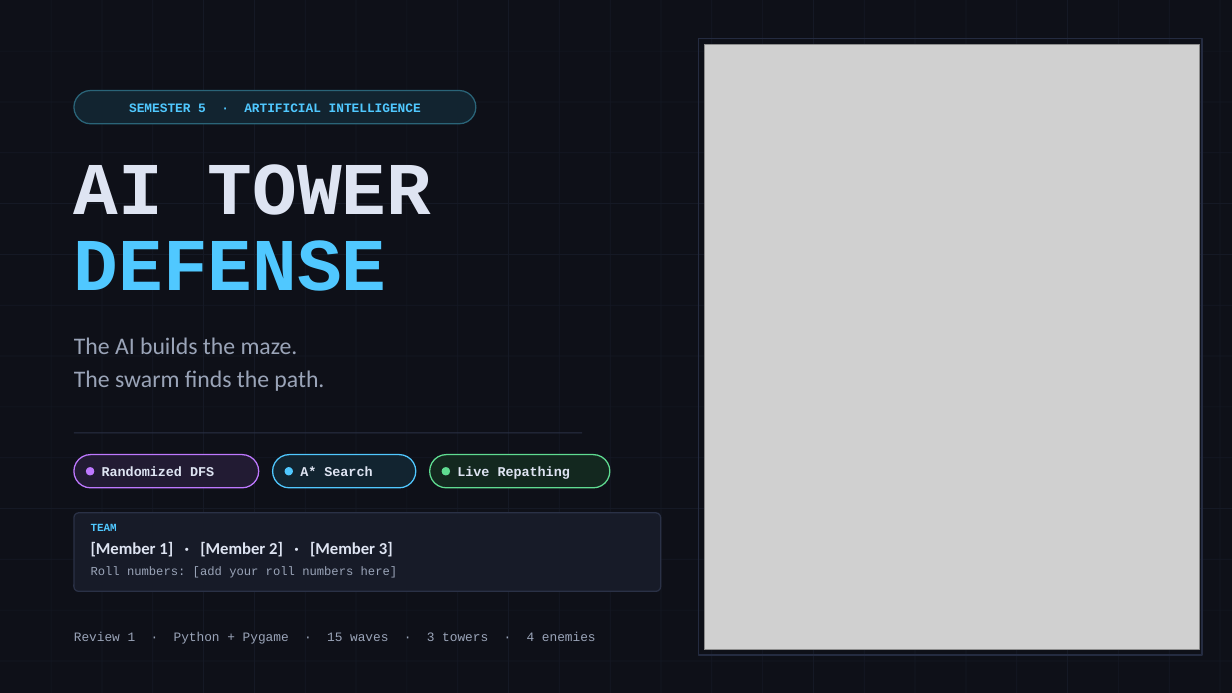
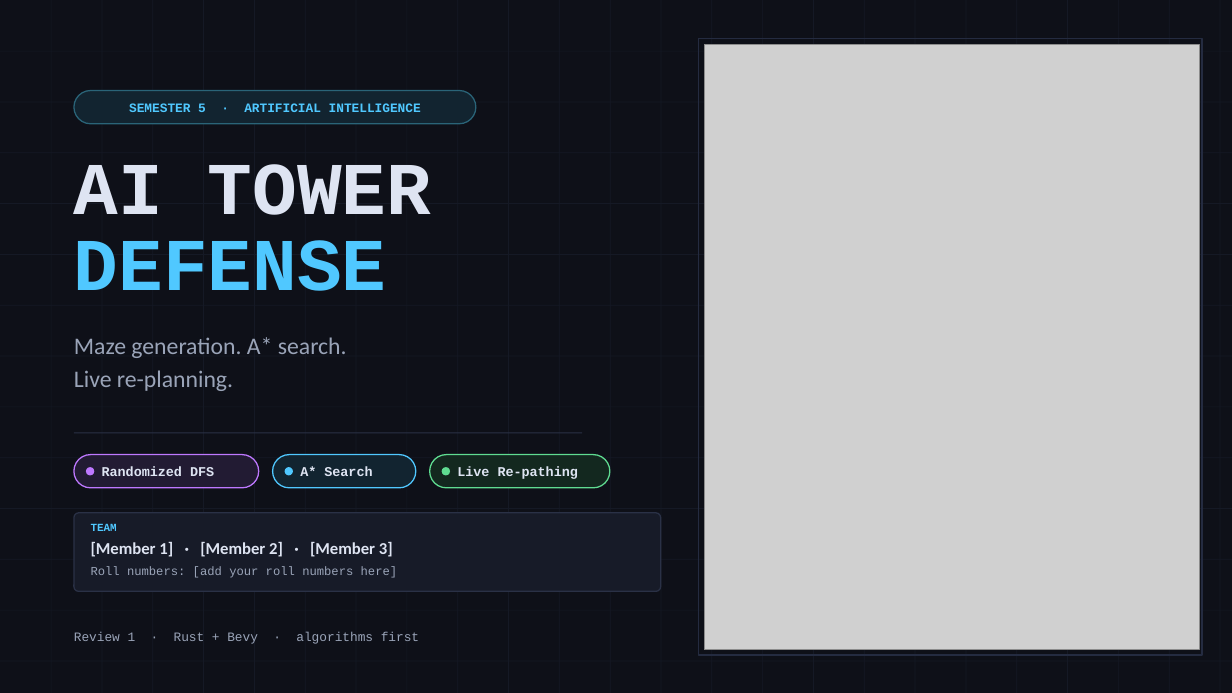
Before and after one commit to ArnavPednekar/Collage, a slide deck: slide 1 of SEM 5/AI/AiProject/AI_Tower_Defense.pptx. Drawn at 1232x693 pixels with LibreOffice and Linux fonts; fonts in the diff are those of the drawing; grey boxes stand for pictures. Boxes give left, top, right and bottom in pixels: in the first picture for what was removed or moved away, otherwise in the second. Text is boxed around its words. In the diff, an @@ line names an element or a change of style, - is before the commit and + after.

```diff
--- a/SEM 5/AI/AiProject/AI_Tower_Defense.pptx
+++ b/SEM 5/AI/AiProject/AI_Tower_Defense.pptx
@@ text at [74,337,347,391]: text changed @@
-The AI builds the maze.
-The swarm finds the path.
+Maze generation. A* search.
+Live re-planning.
@@ text at [457,466,578,479]: text changed @@
-Live Repathing
+Live Re-pathing
@@ text at [74,631,419,644]: text changed @@
-Review 1 · Python + Pygame · 15 waves · 3 towers · 4 enemies
+Review 1 · Rust + Bevy · algorithms first
```
Also in this commit, not shown: 4 other slides changed, 3 slides added, 7 slides removed, 8 other files.
